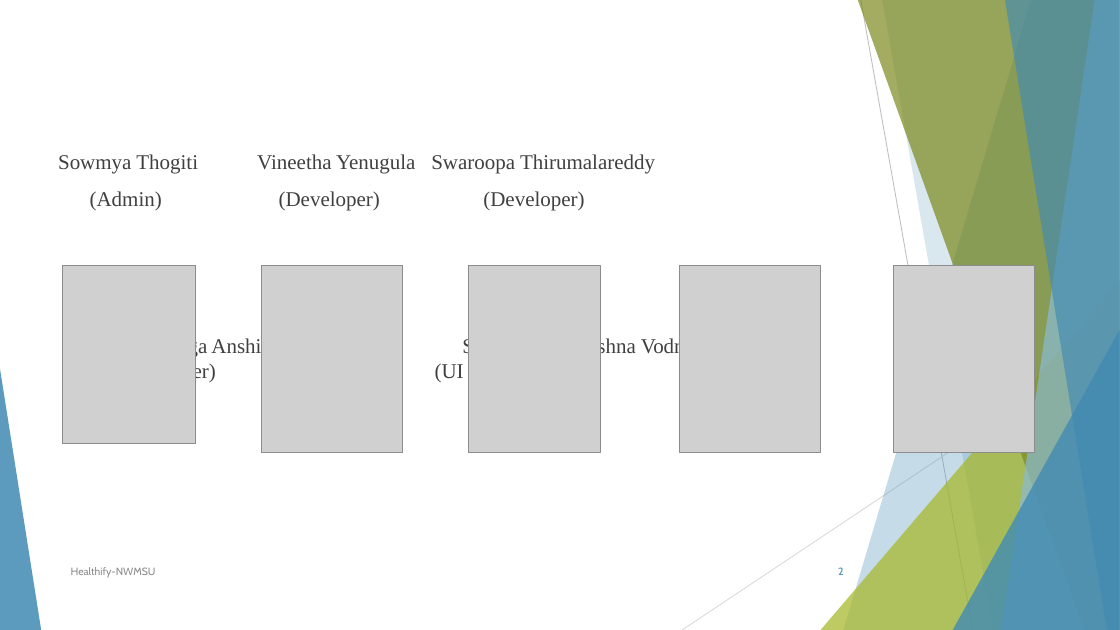
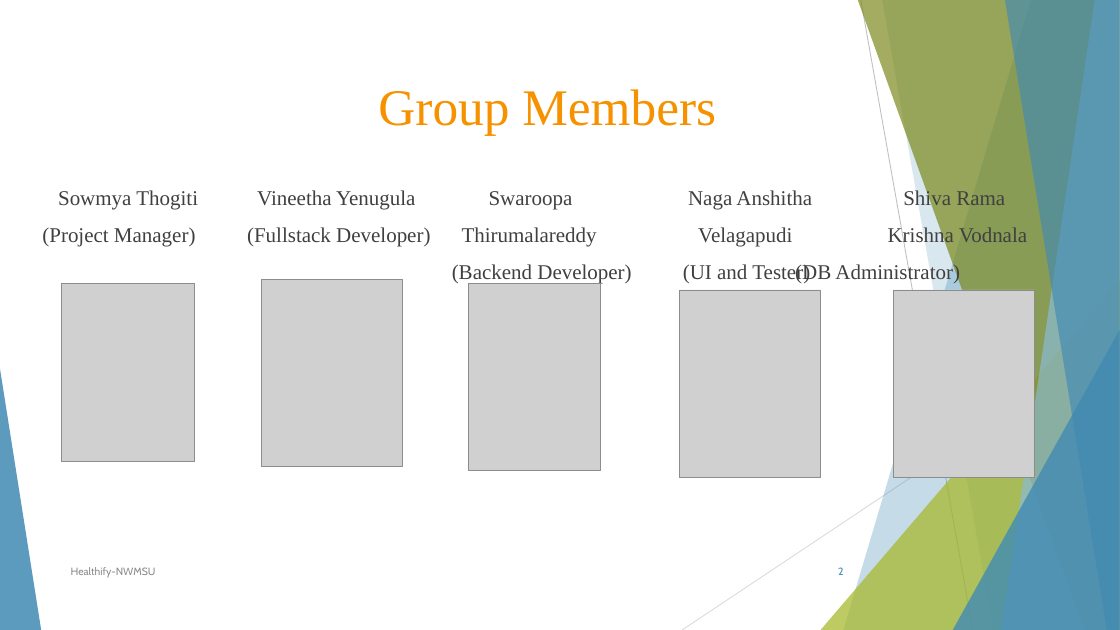
Before and after one commit to sowmyathogiti/Healthify, a slide deck: slide 2 of Healthify-NWMSU.pptx. Drawn at 1120x630 pixels with LibreOffice and Linux fonts; fonts in the diff are those of the drawing; grey boxes stand for pictures. Boxes give left, top, right and bottom in pixels: in the first picture for what was removed or moved away, otherwise in the second. Text is boxed around its words. In the diff, an @@ line names an element or a change of style, - is before the commit and + after.

Commit message:
ppt updated

```diff
--- a/Healthify-NWMSU.pptx
+++ b/Healthify-NWMSU.pptx
@@ text at (42,89,1027,284): text changed @@
-Sowmya Thogiti Vineetha Yenugula Swaroopa Thirumalareddy
-(Admin) (Developer) (Developer)
-Naga Anshitha Velagapudi Shiva Rama Krishna Vodnala (Tester) (UI Designer)
+Group Members
+Sowmya Thogiti Vineetha Yenugula Swaroopa Naga Anshitha Shiva Rama
+(Project Manager) (Fullstack Developer) Thirumalareddy Velagapudi Krishna Vodnala
+                (Backend Developer) (UI and Tester) (DB Administrator)
@@ 3 pictures: place and size @@
-3 pictures at (62,266,601,453)
+3 pictures at (61,280,601,471)
@@ picture: place and size @@
-picture at (680,266,821,453)
+picture at (680,290,821,477)
@@ picture: place and size @@
-picture at (894,266,1035,453)
+picture at (894,290,1035,477)
```
Also in this commit, not shown: 2 other slides changed, 1 slide added.
